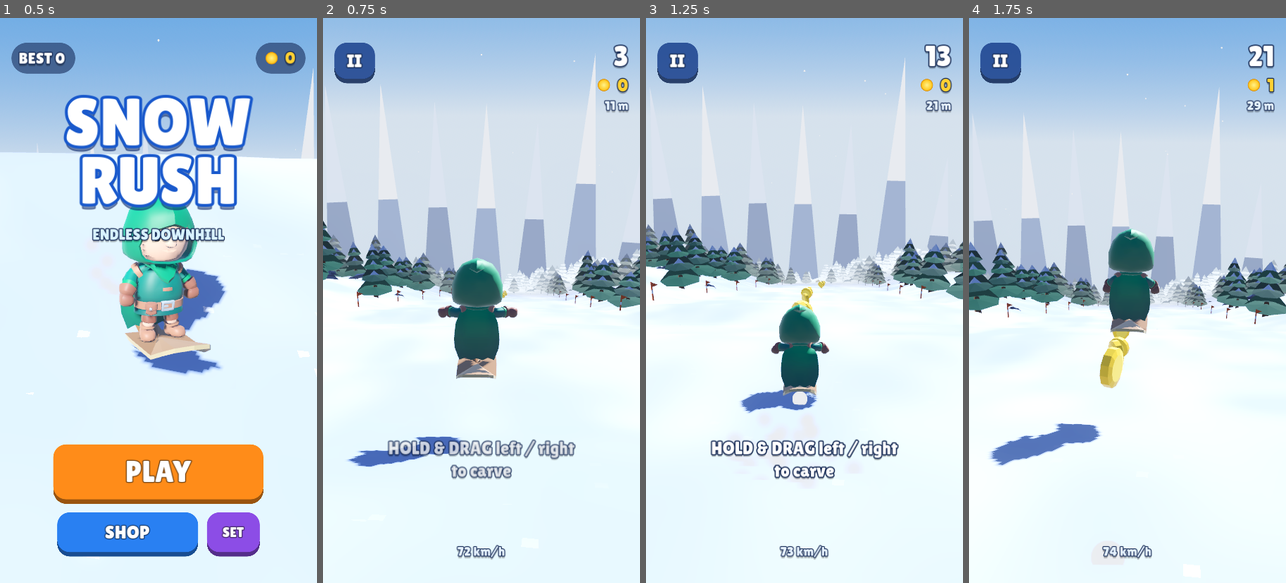
Above: before the commit, frames 1-4 (left to right).
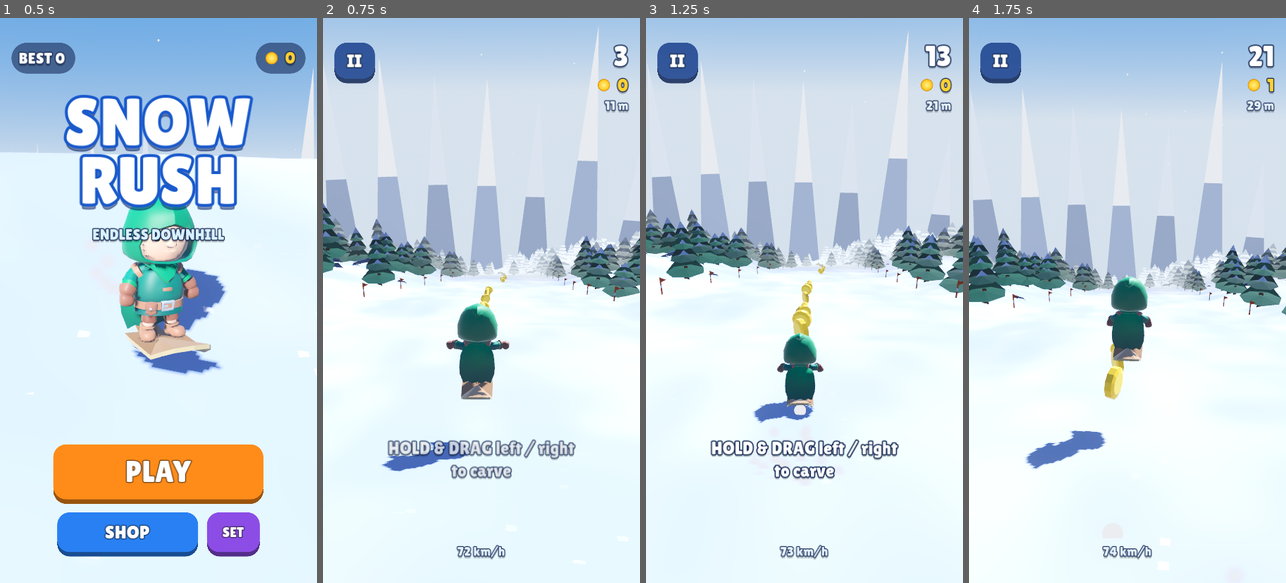
Above: after the commit, the same moments.

Repository: kevaldhol24/snow-rush
Game: Godot game, scene res://scenes/main.tscn
Two runs of this game, one before a commit and one after it. Both use one fixed random seed, a clock stepped at 60 frames per second and the inputs below.
Inputs (mouse positions are in pixels of both pictures, inside the frame that each line leads up to):
- Up to frame 1 (0.5 s): no input
- Up to frame 2 (0.75 s): click "PLAY" at 0.5 s
- Up to frame 3 (1.25 s): no input
- Up to frame 4 (1.75 s): tap Enter at 1.25 s; move the mouse to (1197, 272) at 1.27 s; hold Right from 1.28 s (still down); tap P at 1.35 s; click (1197, 272) at 1.42 s; tap Space at 1.52 s

Frame 1 is identical in both runs. In frame 2, 13% of the frame differs, in the area x 0-100%, y 1-81%; in frame 3, 12%; in frame 4, 13%, in the area x 0-100%, y 5-80%.

Commit message:
Camera: rider at ~70% screen height, horizon ~15-20%
Back 6.0 -> 7.6 m, height +2.3 -> +3.7 m (dead cam 10.5 m). Look point unchanged,
so the pitch down the fall line stays ~23 deg.

Co-Authored-By: Claude Opus 5.5 <noreply@anthropic.com>
Claude-Session: https://claude.ai/code/session_01PSoecUGXuf5YKsdw2Y3qNa

Diff:
--- a/scripts/fx/camera_rig.gd
+++ b/scripts/fx/camera_rig.gd
@@ -17,13 +17,14 @@
 
 func follow(r: Rider, tr: Track, speed: float, boost: bool, dead: bool, delta: float) -> void:
 	# desired camera: behind (uphill) and above the rider, looking at a point down the slope
-	var back := 6.0
+	# framing: rider at ~70% screen height, horizon high (~20%) -> you look DOWN the fall line
+	var back := 7.6
 	var cam_u := r.u * 0.75
 	var behind_ground := tr.height(cam_u, r.a - back)
 	var rider_y := r.y
-	var cy: float = max(behind_ground, rider_y) + 2.3
+	var cy: float = max(behind_ground, rider_y) + 3.7
 	if dead:
-		back = 9.0
+		back = 10.5
 		cy += 2.5
 	var want_pos := tr.to_render(cam_u, r.a - back, cy)
 	# look point: well ahead, a fixed amount below the rider -> stable pitch, rider sits low on screen
